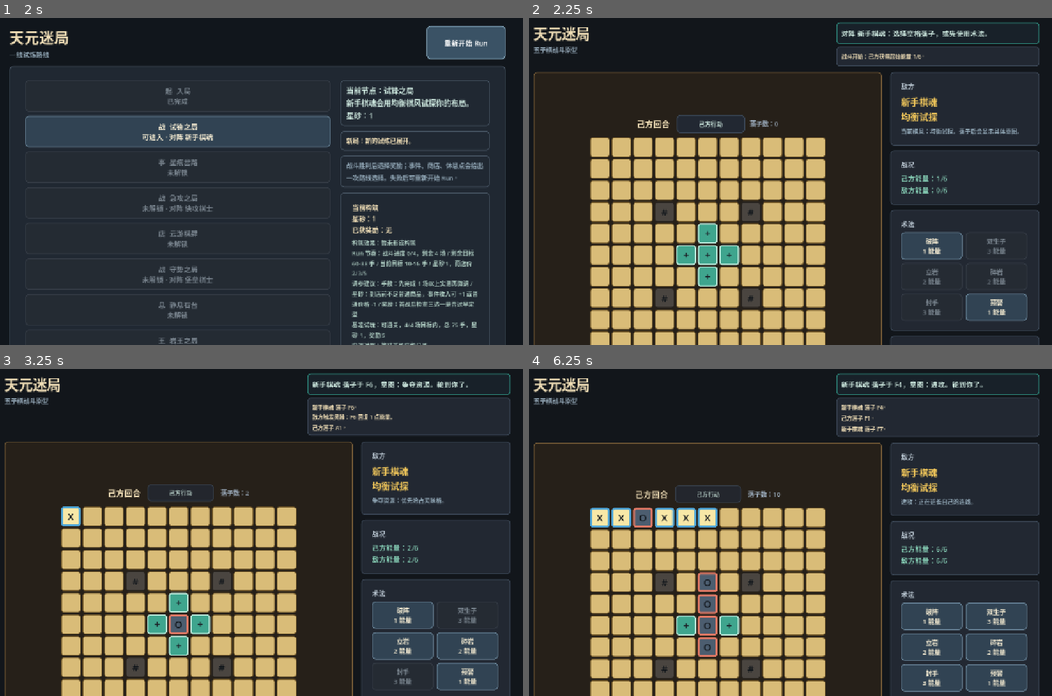
Above: before the commit, frames 1-4 (two rows, left to right).
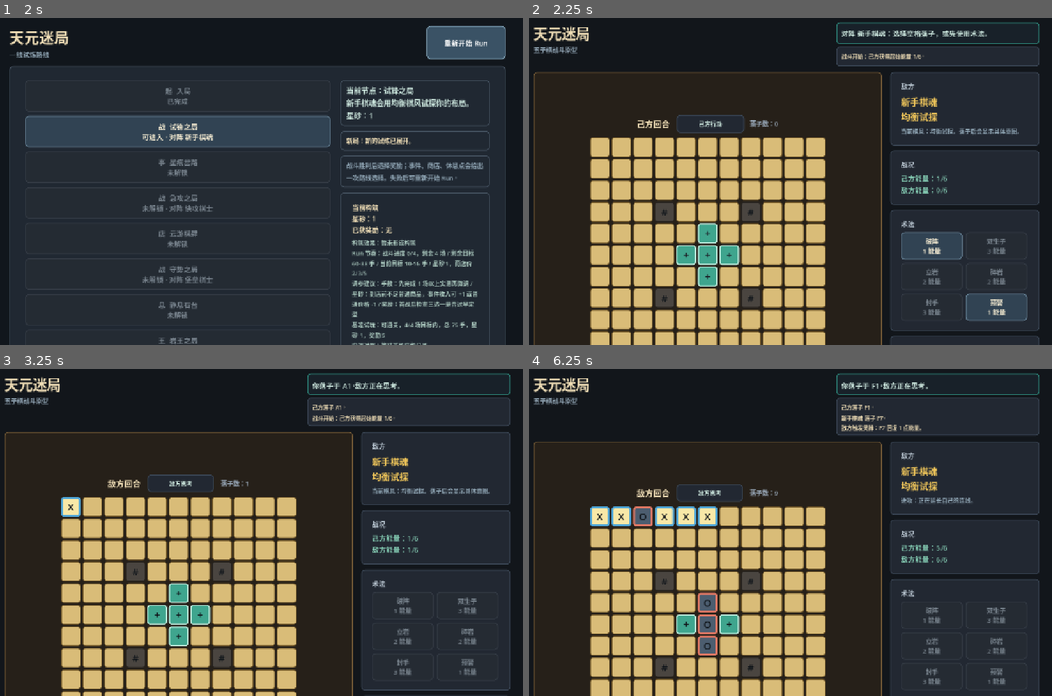
Above: after the commit, the same moments.

Repository: eason522/game
Game: Godot game, scene res://scenes/roguelike/RunMapScene.tscn
Same seed, same stepped clock (60 frames per second), same inputs: the game is played once before the commit and once after it.
Inputs (mouse positions are in pixels of both pictures, inside the frame that each line leads up to):
- Up to frame 1 (2 s): click "重新开始 Run" at 0.5 s; click "重新开始 Run" at 1.25 s
- Up to frame 2 (2.25 s): click "战 试锋之局 可进入 · 对阵 新手棋魂" at 2 s
- Up to frame 3 (3.25 s): click (73, 499) at 2.77 s
- Up to frame 4 (6.25 s): click (623, 516) at 3.52 s; click (664, 516) at 4.27 s; click (685, 516) at 5.02 s; click (706, 516) at 5.77 s

Frame 1 is identical in both runs. In frame 2, less than 0.1% of the frame differs, in the area x 32-42%, y 30-36%; in frame 3, 20%, in the area x 0-98%, y 3-100%; in frame 4, 15%.

Commit message:
Tune feedback timing and reward polish

Diff:
--- a/scripts/audio/SimpleTonePlayer.gd
+++ b/scripts/audio/SimpleTonePlayer.gd
@@ -2,11 +2,55 @@
 extends Node
 
 const MIX_RATE := 22050.0
+const MASTER_VOLUME_DB := -12.0
+const TONE_GAP_SECONDS := 0.01
+const TONE_LIBRARY := {
+	"player": [{"frequency": 560.0, "duration": 0.038, "volume": 0.095}],
+	"enemy": [{"frequency": 240.0, "duration": 0.042, "volume": 0.082}],
+	"skill": [{"frequency": 740.0, "duration": 0.052, "volume": 0.105}],
+	"rock": [{"frequency": 150.0, "duration": 0.068, "volume": 0.105}],
+	"energy": [{"frequency": 920.0, "duration": 0.046, "volume": 0.092}],
+	"turn_player": [{"frequency": 600.0, "duration": 0.028, "volume": 0.052}],
+	"turn_enemy": [{"frequency": 300.0, "duration": 0.034, "volume": 0.048}],
+	"victory": [
+		{"frequency": 620.0, "duration": 0.052, "volume": 0.105},
+		{"frequency": 840.0, "duration": 0.056, "volume": 0.105},
+		{"frequency": 1080.0, "duration": 0.072, "volume": 0.095},
+	],
+	"complete": [
+		{"frequency": 620.0, "duration": 0.052, "volume": 0.105},
+		{"frequency": 840.0, "duration": 0.056, "volume": 0.105},
+		{"frequency": 1080.0, "duration": 0.072, "volume": 0.095},
+	],
+	"defeat": [
+		{"frequency": 260.0, "duration": 0.082, "volume": 0.105},
+		{"frequency": 180.0, "duration": 0.11, "volume": 0.088},
+	],
+	"reward_claimed": [
+		{"frequency": 720.0, "duration": 0.042, "volume": 0.092},
+		{"frequency": 900.0, "duration": 0.052, "volume": 0.092},
+		{"frequency": 1160.0, "duration": 0.068, "volume": 0.084},
+	],
+	"choice_pending": [
+		{"frequency": 400.0, "duration": 0.038, "volume": 0.074},
+		{"frequency": 540.0, "duration": 0.042, "volume": 0.074},
+	],
+	"choice_claimed": [
+		{"frequency": 400.0, "duration": 0.038, "volume": 0.074},
+		{"frequency": 540.0, "duration": 0.042, "volume": 0.074},
+	],
+	"run_start": [{"frequency": 480.0, "duration": 0.04, "volume": 0.064}],
+	"progress": [{"frequency": 480.0, "duration": 0.04, "volume": 0.064}],
+	"default": [{"frequency": 440.0, "duration": 0.036, "volume": 0.064}],
+}
 
 var audio_player: AudioStreamPlayer
 var audio_stream: AudioStreamGenerator
 var last_tone_kind := ""
 var last_tone_frequency := 0.0
+var last_tone_duration := 0.0
+var last_tone_volume := 0.0
+var last_tone_count := 0
 var muted := false
 
 
@@ -34,6 +78,9 @@
 
 	last_tone_kind = kind
 	last_tone_frequency = float(tones[0].get("frequency", 0.0))
+	last_tone_duration = float(tones[0].get("duration", 0.0))
+	last_tone_volume = float(tones[0].get("volume", 0.0))
+	last_tone_count = tones.size()
 
 	if muted:
 		return
@@ -71,7 +118,7 @@
 	audio_player = AudioStreamPlayer.new()
 	audio_player.name = "SimpleToneAudioPlayer"
 	audio_player.stream = audio_stream
-	audio_player.volume_db = -10.0
+	audio_player.volume_db = MASTER_VOLUME_DB
 	add_child(audio_player)
 
 
@@ -84,40 +131,24 @@
 		var sample: float = sin(TAU * frequency * float(frame) / MIX_RATE) * volume * envelope
 		playback.push_frame(Vector2(sample, sample))
 
-	var gap_count: int = int(MIX_RATE * 0.012)
+	var gap_count: int = int(MIX_RATE * TONE_GAP_SECONDS)
 
 	for frame in range(gap_count):
 		playback.push_frame(Vector2.ZERO)
 
 
 func _tones_for_kind(kind: String) -> Array:
-	match kind:
-		"player":
-			return [_tone(520.0, 0.045, 0.12)]
-		"enemy":
-			return [_tone(260.0, 0.045, 0.10)]
-		"skill":
-			return [_tone(720.0, 0.055, 0.12)]
-		"rock":
-			return [_tone(160.0, 0.07, 0.12)]
-		"energy":
-			return [_tone(880.0, 0.05, 0.11)]
-		"turn_player":
-			return [_tone(540.0, 0.035, 0.07)]
-		"turn_enemy":
-			return [_tone(320.0, 0.04, 0.065)]
-		"victory", "complete":
-			return [_tone(620.0, 0.055, 0.12), _tone(820.0, 0.055, 0.12), _tone(1040.0, 0.07, 0.11)]
-		"defeat":
-			return [_tone(280.0, 0.08, 0.12), _tone(190.0, 0.10, 0.10)]
-		"reward_claimed":
-			return [_tone(760.0, 0.05, 0.11), _tone(980.0, 0.065, 0.11)]
-		"choice_pending", "choice_claimed":
-			return [_tone(420.0, 0.045, 0.09), _tone(560.0, 0.045, 0.09)]
-		"run_start", "progress":
-			return [_tone(480.0, 0.045, 0.08)]
-		_:
-			return [_tone(440.0, 0.04, 0.08)]
+	var source: Array = TONE_LIBRARY.get(kind, TONE_LIBRARY["default"])
+	var tones: Array = []
+
+	for tone in source:
+		tones.append(_tone(
+			float(tone.get("frequency", 440.0)),
+			float(tone.get("duration", 0.04)),
+			float(tone.get("volume", 0.08))
+		))
+
+	return tones
 
 
 func _tone(frequency: float, duration: float, volume: float) -> Dictionary:
--- a/scripts/game/BattleScene.gd
+++ b/scripts/game/BattleScene.gd
@@ -10,6 +10,10 @@
 const BATTLE_RESULT_META := "tymj_battle_result"
 const BATTLE_MOVE_COUNT_META := "tymj_battle_move_count"
 const BATTLE_ENEMY_PROFILE_META := "tymj_battle_enemy_profile_id"
+const ENEMY_THINK_DELAY_SECONDS := 0.42
+const TURN_RHYTHM_FADE_SECONDS := 0.14
+const TURN_RHYTHM_SETTLE_SECONDS := 0.12
+const TURN_RHYTHM_PULSE_SCALE := Vector2(1.035, 1.035)
 const SkillExecutorScript := preload("res://scripts/skills/SkillExecutor.gd")
 const RunStateScript := preload("res://scripts/roguelike/RunState.gd")
 const SimpleTonePlayerScript := preload("res://scripts/audio/SimpleTonePlayer.gd")
@@ -73,6 +77,8 @@
 var feedback_flash_token := 0
 var result_banner_tween: Tween
 var turn_rhythm_tween: Tween
+var enemy_think_delay_seconds := ENEMY_THINK_DELAY_SECONDS
+var turn_rhythm_pulse_seconds := TURN_RHYTHM_FADE_SECONDS + TURN_RHYTHM_SETTLE_SECONDS
 
 var empty_style: StyleBoxFlat
 var spirit_style: StyleBoxFlat
@@ -576,7 +582,7 @@
 	_set_status("你落子于 %s。%s敌方正在思考。" % [_format_board_pos(pos), note_text])
 	_refresh_board()
 
-	await get_tree().create_timer(0.35).timeout
+	await get_tree().create_timer(enemy_think_delay_seconds).timeout
 	_play_enemy_turn()
 
 
@@ -1016,9 +1022,9 @@
 	turn_rhythm_label.modulate = Color(1, 1, 1, 0.7)
 	turn_rhythm_label.scale = Vector2(0.98, 0.98)
 	turn_rhythm_tween = create_tween()
-	turn_rhythm_tween.tween_property(turn_rhythm_label, "modulate", Color(1, 1, 1, 1), 0.16)
-	turn_rhythm_tween.parallel().tween_property(turn_rhythm_label, "scale", Vector2(1.04, 1.04), 0.16)
-	turn_rhythm_tween.tween_property(turn_rhythm_label, "scale", Vector2.ONE, 0.10)
+	turn_rhythm_tween.tween_property(turn_rhythm_label, "modulate", Color(1, 1, 1, 1), TURN_RHYTHM_FADE_SECONDS)
+	turn_rhythm_tween.parallel().tween_property(turn_rhythm_label, "scale", TURN_RHYTHM_PULSE_SCALE, TURN_RHYTHM_FADE_SECONDS)
+	turn_rhythm_tween.tween_property(turn_rhythm_label, "scale", Vector2.ONE, TURN_RHYTHM_SETTLE_SECONDS)
 
 
 func _flash_cells(target_cells: Array, kind: String) -> void:
--- a/scripts/roguelike/RunMapScene.gd
+++ b/scripts/roguelike/RunMapScene.gd
@@ -27,7 +27,9 @@
 var node_buttons: Array = []
 var reward_buttons: Array = []
 var last_rendered_feedback := ""
+var last_claimed_reward_summary := ""
 var settlement_tween: Tween
+var reward_panel_tween: Tween
 var panel_style: StyleBoxFlat
 var button_style: StyleBoxFlat
 var button_hover_style: StyleBoxFlat
@@ -354,6 +356,7 @@
 	var reward: Dictionary = run_state.pending_rewards[index]
 
 	if run_state.claim_reward(reward.get("id", "")):
+		_mark_claimed_reward_feedback(reward)
 		_persist_run_state()
 		_refresh()
 
@@ -467,11 +470,39 @@
 
 		return
 
-	reward_label.text = "当前构筑\n星砂：%d\n已获奖励：%s" % [run_state.coins, "无" if reward_titles.is_empty() else "、".join(reward_titles)]
+	var claimed_text := "" if last_claimed_reward_summary.is_empty() else "\n刚获得：%s" % last_claimed_reward_summary
+	reward_label.text = "当前构筑%s\n星砂：%d\n已获奖励：%s" % [
+		claimed_text,
+		run_state.coins,
+		"无" if reward_titles.is_empty() else "、".join(reward_titles),
+	]
 
 	for button in reward_buttons:
 		button.visible = false
 		button.tooltip_text = ""
+
+
+func _mark_claimed_reward_feedback(reward: Dictionary) -> void:
+	last_claimed_reward_summary = "%s · %s" % [
+		reward.get("title", "未知奖励"),
+		reward_generator.get_reward_effect_summary(reward),
+	]
+	_pulse_reward_panel()
+
+
+func _pulse_reward_panel() -> void:
+	if reward_label == null:
+		return
+
+	if reward_panel_tween != null:
+		reward_panel_tween.kill()
+
+	reward_label.modulate = Color(1, 1, 1, 0.66)
+	reward_label.scale = Vector2(0.99, 0.99)
+	reward_panel_tween = create_tween()
+	reward_panel_tween.tween_property(reward_label, "modulate", Color(1, 1, 1, 1), 0.18)
+	reward_panel_tween.parallel().tween_property(reward_label, "scale", Vector2(1.015, 1.015), 0.18)
+	reward_panel_tween.tween_property(reward_label, "scale", Vector2.ONE, 0.12)
 
 
 func _refresh_build_summary() -> void:
--- a/tests/battle_feedback_smoke.gd
+++ b/tests/battle_feedback_smoke.gd
@@ -36,11 +36,19 @@
 		failures.append("battle feedback: expected tone player to exist")
 	elif scene.tone_player.last_tone_kind != "turn_player":
 		failures.append("battle feedback: expected initial player turn to trigger a turn tone")
+	elif scene.tone_player.last_tone_duration > 0.03 or scene.tone_player.last_tone_volume > 0.06:
+		failures.append("battle feedback: expected tuned player turn tone to stay short and quiet")
 
 	if scene.turn_rhythm_label == null:
 		failures.append("battle feedback: expected turn rhythm label to exist")
 	elif not scene.turn_rhythm_label.text.contains("己方行动"):
 		failures.append("battle feedback: expected initial rhythm label to show player action")
+
+	if scene.enemy_think_delay_seconds < 0.4:
+		failures.append("battle feedback: expected enemy think delay to leave a readable beat")
+
+	if scene.turn_rhythm_pulse_seconds < 0.24 or scene.turn_rhythm_pulse_seconds > 0.3:
+		failures.append("battle feedback: expected tuned turn rhythm pulse duration")
 
 	scene._show_feedback("测试反馈：术法作用于 A1。", [Vector2i(0, 0)], "skill")
 	await process_frame
@@ -62,6 +70,8 @@
 
 	if scene.tone_player == null or scene.tone_player.last_tone_kind != "turn_enemy":
 		failures.append("battle feedback: expected enemy turn to trigger a turn tone")
+	elif scene.tone_player.last_tone_duration > 0.035:
+		failures.append("battle feedback: expected enemy turn tone to stay brief")
 
 	scene._show_result_banner(true, "A1-E1")
 	await process_frame
@@ -73,6 +83,8 @@
 
 	if scene.tone_player == null or scene.tone_player.last_tone_kind != "victory":
 		failures.append("battle feedback: expected victory banner to trigger a victory tone")
+	elif scene.tone_player.last_tone_count != 3:
+		failures.append("battle feedback: expected victory tone to use three notes")
 
 	scene.move_count = 17
 	scene._record_battle_result(true)
--- a/tests/run_map_feedback_smoke.gd
+++ b/tests/run_map_feedback_smoke.gd
@@ -86,9 +86,13 @@
 	if scene.build_summary_label == null or not scene.build_summary_label.text.contains("校准关注"):
 		failures.append("run map feedback: expected playtest comparison to show calibration focus")
 
-	scene.run_state.last_feedback = "获得奖励：灵息深蓄。下一站：残谱石室。"
-	scene.run_state.last_feedback_kind = "reward_claimed"
+	var reward_options: Array = scene.reward_generator.generate_options(scene.run_state, scene.run_state.get_current_node())
+	scene.run_state.resolve_current_node(true, reward_options, 14)
 	scene._refresh()
+
+	await process_frame
+
+	scene._claim_reward_at(0)
 
 	await process_frame
 
@@ -97,6 +101,11 @@
 
 	if scene.tone_player == null or scene.tone_player.last_tone_kind != "reward_claimed":
 		failures.append("run map feedback: expected reward feedback to trigger a reward tone")
+	elif scene.tone_player.last_tone_count != 3:
+		failures.append("run map feedback: expected reward feedback to use a brighter three-note tone")
+
+	if scene.reward_label == null or not scene.reward_label.text.contains("刚获得"):
+		failures.append("run map feedback: expected reward panel to keep the claimed reward visible")
 
 	scene.queue_free()
 	root.remove_meta(RUN_STATE_META)
Not shown, changed: DEVELOPMENT_PLAN.md
